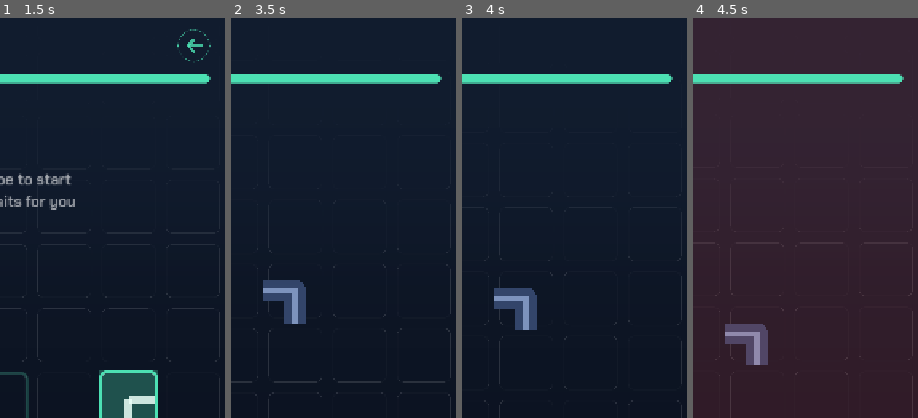
Above: before the commit, frames 1-4 (left to right).
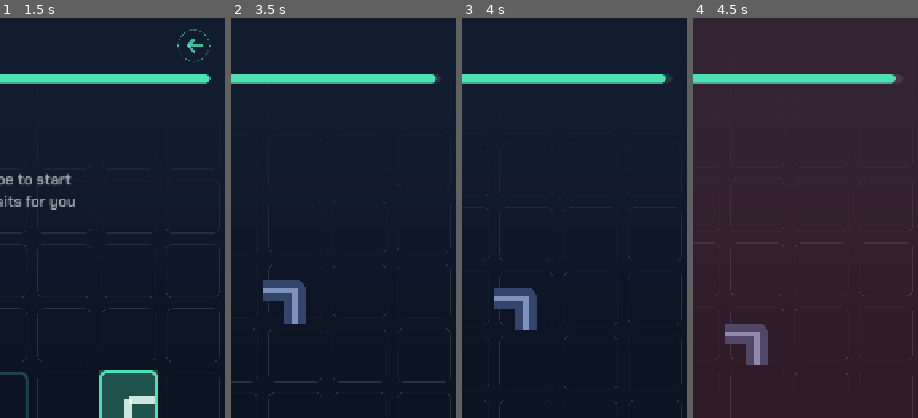
Above: after the commit, the same moments.

Repository: aznoran/piperunner
Game: Godot game, scene res://scenes/Main.tscn
Two runs of this game, one before a commit and one after it. Both use one fixed random seed, a clock stepped at 60 frames per second and the inputs below.
Inputs (mouse positions are % of the whole screen's width and height, from its top left):
- Up to frame 1 (1.5 s): click "START" at 0.5 s; move the mouse to (72, 45) at 1.27 s; click (72, 45) at 1.42 s
- Up to frame 2 (3.5 s): drag from (30, 55) to (45, 70) at 2.02 s; move the mouse to (60, 28) at 2.77 s; click (60, 28) at 2.92 s
- Up to frame 3 (4 s): drag from (45, 70) to (20, 35) at 3.52 s
- Up to frame 4 (4.5 s): move the mouse to (80, 65) at 4.27 s; click (80, 65) at 4.42 s
The pictures show only the part of the screen within x 50-100%, y 0-50%; the shares and areas given below are measured in that part.

Frame 1 is identical in both runs. In frame 2, less than 0.1% of the frame differs, in the area x 89-94%, y 14-17%; in frame 3, less than 0.1%; in frame 4, less than 0.1%, in the area x 88-94%, y 14-17%.

Commit message:
Burn fuel over time as well as per cell
Fuel was spent per cell travelled and only after sixteen of them, so on a
short run the gauge sat full from start to finish and the only thing that
ever moved it was the overwrite penalty. Not a bug — that is the spec's
grace period — but it reads as one: the mechanic is invisible for exactly as
long as a new player's runs last.

A second drain now runs from the first second, with no grace. A full tank
empties in about 167 seconds of pure idling, so it is pressure rather than a
clock: the per-cell drain is still the main cost. A bot run of 28 cells ends
around 47 fuel where it used to end near 57.

Both drains go through one place, so running dry ends the run identically
whichever emptied the tank — previously the per-cell path had its own copy of
the death check and the low-fuel warning.

204 rule checks, up from 197.

Co-Authored-By: Claude Opus 5 (1M context) <noreply@anthropic.com>
Claude-Session: https://claude.ai/code/session_01CFYbRtdtb1UhkaJakFte7B

Diff:
--- a/resources/GameBalance.tres
+++ b/resources/GameBalance.tres
@@ -13,6 +13,7 @@
 speed_cap = 2.3
 fuel_max = 100.0
 fuel_per_cell = 3.6
+fuel_per_second = 0.6
 fuel_crystal = 34.0
 fuel_combo_bonus = 2.0
 fuel_combo_bonus_cap = 14.0
--- a/resources/game_balance.gd
+++ b/resources/game_balance.gd
@@ -27,6 +27,10 @@
 @export var fuel_max: float = 100.0
 ## Burned per cell travelled, once the grace period is over.
 @export var fuel_per_cell: float = 3.6
+## Burned per second the cart is rolling, from the first second — no grace.
+## Without it the gauge sits full for the whole of a short run and the player
+## never learns that fuel is a mechanic at all.
+@export var fuel_per_second: float = 0.6
 @export var fuel_crystal: float = 34.0
 ## Extra fuel per crystal, scaled by combo and capped.
 @export var fuel_combo_bonus: float = 2.0
--- a/scripts/main.gd
+++ b/scripts/main.gd
@@ -445,6 +445,9 @@
 func _run_frame(delta: float) -> void:
 	if started:
 		speed = minf(balance.start_speed + score * balance.speed_gain, balance.speed_cap)
+		_burn_fuel(balance.fuel_per_second * delta)
+		if state != State.PLAYING:
+			return
 		_cart.advance(delta, speed)
 		if state != State.PLAYING:
 			return  # the cart died mid-step
@@ -618,11 +621,8 @@
 		GameState.vibrate(balance.haptics_crystal_ms)
 
 	if cells_run > balance.grace_cells:
-		fuel -= balance.fuel_per_cell
-		if fuel <= 0.0:
-			fuel = 0.0
-			_hud.set_fuel(0.0)
-			_die(REASON_OUT_OF_FUEL)
+		_burn_fuel(balance.fuel_per_cell)
+		if state != State.PLAYING:
 			return
 
 	_board.ensure_rows(cell.y + balance.generate_ahead + 2)
@@ -632,6 +632,23 @@
 	_hud.set_score(score)
 	_hud.set_fuel(fuel / balance.fuel_max)
 
+	var low := fuel / balance.fuel_max < 0.25
+	_cart.low_fuel = low
+	_screen_fx.low_fuel = low
+
+
+## Single place fuel leaves the tank, so running dry always ends the run the
+## same way whichever drain emptied it.
+func _burn_fuel(amount: float) -> void:
+	if amount <= 0.0:
+		return
+	fuel -= amount
+	if fuel <= 0.0:
+		fuel = 0.0
+		_hud.set_fuel(0.0)
+		_die(REASON_OUT_OF_FUEL)
+		return
+	_hud.set_fuel(fuel / balance.fuel_max)
 	var low := fuel / balance.fuel_max < 0.25
 	_cart.low_fuel = low
 	_screen_fx.low_fuel = low
--- a/tests/rules_check.gd
+++ b/tests/rules_check.gd
@@ -50,6 +50,7 @@
 	_check_locations()
 	_check_back_key()
 	_check_story()
+	_check_fuel_drain()
 
 	print("--- %d checks, %d failed ---" % [checks, failures])
 	quit(1 if failures > 0 else 0)
@@ -667,6 +668,44 @@
 	state.save_game()
 
 
+## Fuel leaves the tank two ways: per cell travelled, after a grace period,
+## and per second the cart is rolling, from the first second.
+func _check_fuel_drain() -> void:
+	main.start_run()
+	main.started = true
+	var full: float = main.fuel
+
+	# Time alone burns fuel, with no grace and without the cart moving a cell.
+	main._burn_fuel(balance.fuel_per_second * 2.0)
+	_ok(main.fuel < full, "idling burns fuel")
+	_eq(main.fuel, full - balance.fuel_per_second * 2.0, "at the stated rate")
+	_eq(main.cells_run, 0, "without counting a cell")
+
+	# The per-cell drain still waits for the grace period.
+	main.start_run()
+	main.started = true
+	full = main.fuel
+	main.cells_run = balance.grace_cells - 1
+	var cell := Vector2i(balance.cols / 2, 1)
+	board.pipes[cell] = Board.PipeCell.new(PipeDefs.Type.V)
+	main._on_cart_stepped(cell)
+	_eq(main.fuel, full, "a cell inside the grace period is free")
+
+	main.cells_run = balance.grace_cells + 1
+	main._on_cart_stepped(cell)
+	_eq(main.fuel, full - balance.fuel_per_cell, "a cell past it is not")
+
+	# Either drain can end the run, through the same path.
+	main.start_run()
+	main.started = true
+	main.fuel = balance.fuel_per_second * 0.5
+	main._burn_fuel(balance.fuel_per_second)
+	_eq(main._death_reason, main.REASON_OUT_OF_FUEL, "running dry on time ends the run")
+	_eq(main.fuel, 0.0, "and the tank reads empty")
+
+	main._show_menu()
+
+
 ## --script skips project autoloads, so stand them up by hand.
 func _stand_up_autoloads() -> void:
 	for entry in [["GameState", "res://scripts/game_state.gd"]]:
Not shown, added: docs/feel-and-dealer.md
